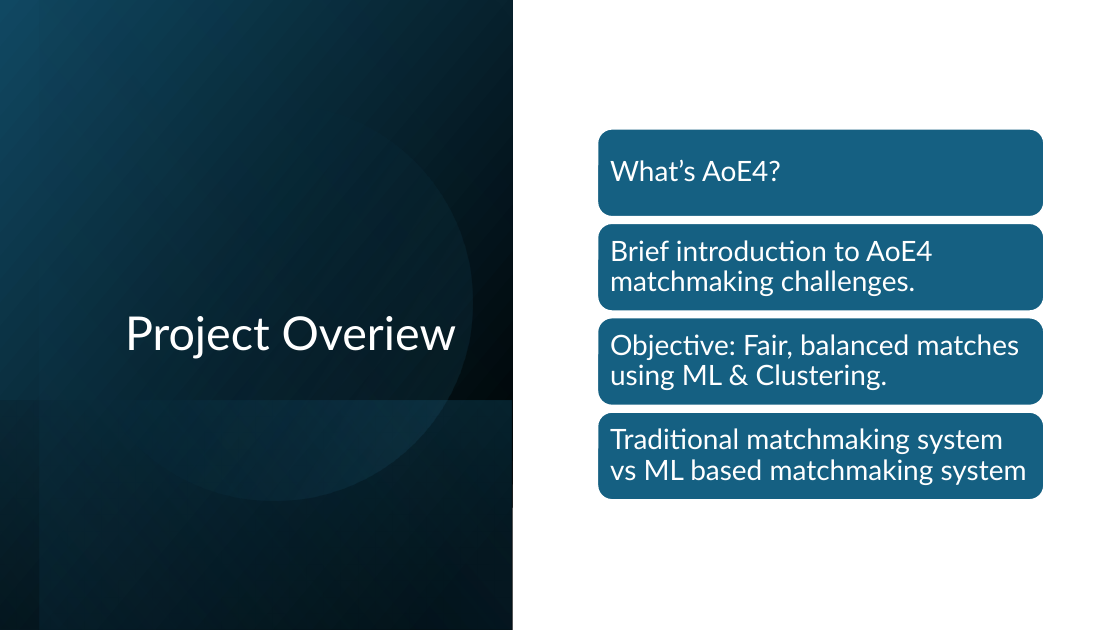
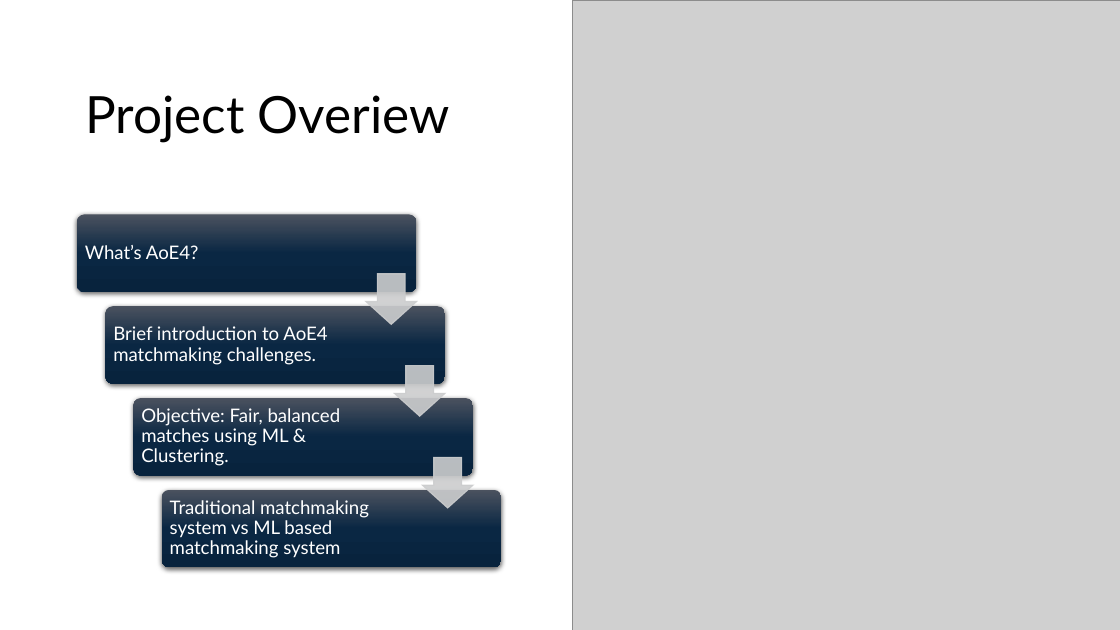
Before and after one commit to suxrobGM/aoe4-matchmaking, a slide deck: slide 2 of docs/AOE4 Matchmaking System.pptx. Drawn at 1120x630 pixels with LibreOffice and Linux fonts; fonts in the diff are those of the drawing; grey boxes stand for pictures. Boxes give left, top, right and bottom in pixels: in the first picture for what was removed or moved away, otherwise in the second. Text is boxed around its words. In the diff, an @@ line names an element or a change of style, - is before the commit and + after.

Commit message:
added project report

```diff
--- a/docs/AOE4 Matchmaking System.pptx
+++ b/docs/AOE4 Matchmaking System.pptx
@@ rectangle removed at <box>0,0,513,630</box> @@
@@ rectangle removed at <box>40,0,513,630</box> @@
@@ picture added at <box>572,0,1120,630</box> @@
@@ title "Project Overiew": place and size @@
-title "Project Overiew" at <box>125,316,456,359</box>
+title "Project Overiew" at <box>85,95,450,143</box>
@@ title "Project Overiew" at <box>85,95,450,143</box>: size 40 to 44 pt, text colour #FFFFFF to #000000; alignment right to left; vertical alignment bottom to middle @@
@@ ellipse removed at <box>40,68,508,536</box> @@
@@ text "What’s AoE4?": place and size @@
-text "What’s AoE4?" at <box>610,159,781,182</box>
+text "What’s AoE4?" at <box>85,245,198,259</box>
@@ text "Brief introduction to AoE4 matchmaking ...": place and size @@
-text "Brief introduction to AoE4 matchmaking ..." at <box>610,240,932,296</box>
+text "Brief introduction to AoE4 matchmaking ..." at <box>113,326,327,365</box>
@@ rectangle removed at <box>0,400,512,630</box> @@
@@ text "Objective: Fair, balanced matches using ...": place and size @@
-text "Objective: Fair, balanced matches using ..." at <box>610,334,1020,390</box>
+text "Objective: Fair, balanced matches using ..." at <box>141,408,341,466</box>
@@ group removed at <box>597,129,1044,500</box>: 4 rounded rectangles @@
@@ group added at <box>77,214,502,567</box>: 4 rounded rectangles, 3 down arrows @@
@@ size 24 to 16 pt; less space between paragraphs in 4 elements at <box>85,245,198,259</box>, <box>113,326,327,365</box>, <box>141,408,341,466</box>, <box>170,500,369,558</box> @@
@@ text "Traditional matchmaking system vs ML ...": place and size @@
-text "Traditional matchmaking system vs ML ..." at <box>610,428,1027,485</box>
+text "Traditional matchmaking system vs ML ..." at <box>170,500,369,558</box>
```
Also in this commit, not shown: 4 other slides changed, 3 other files.
